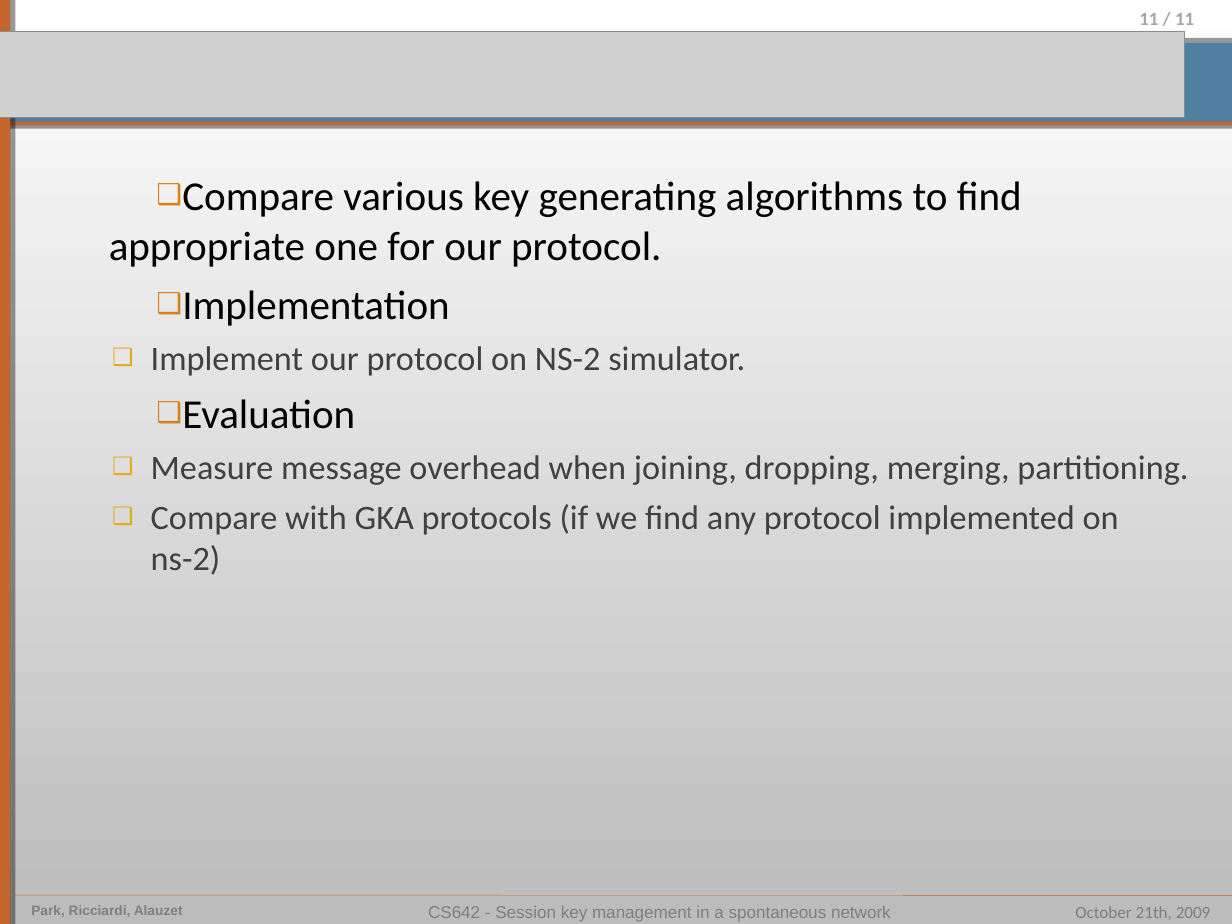
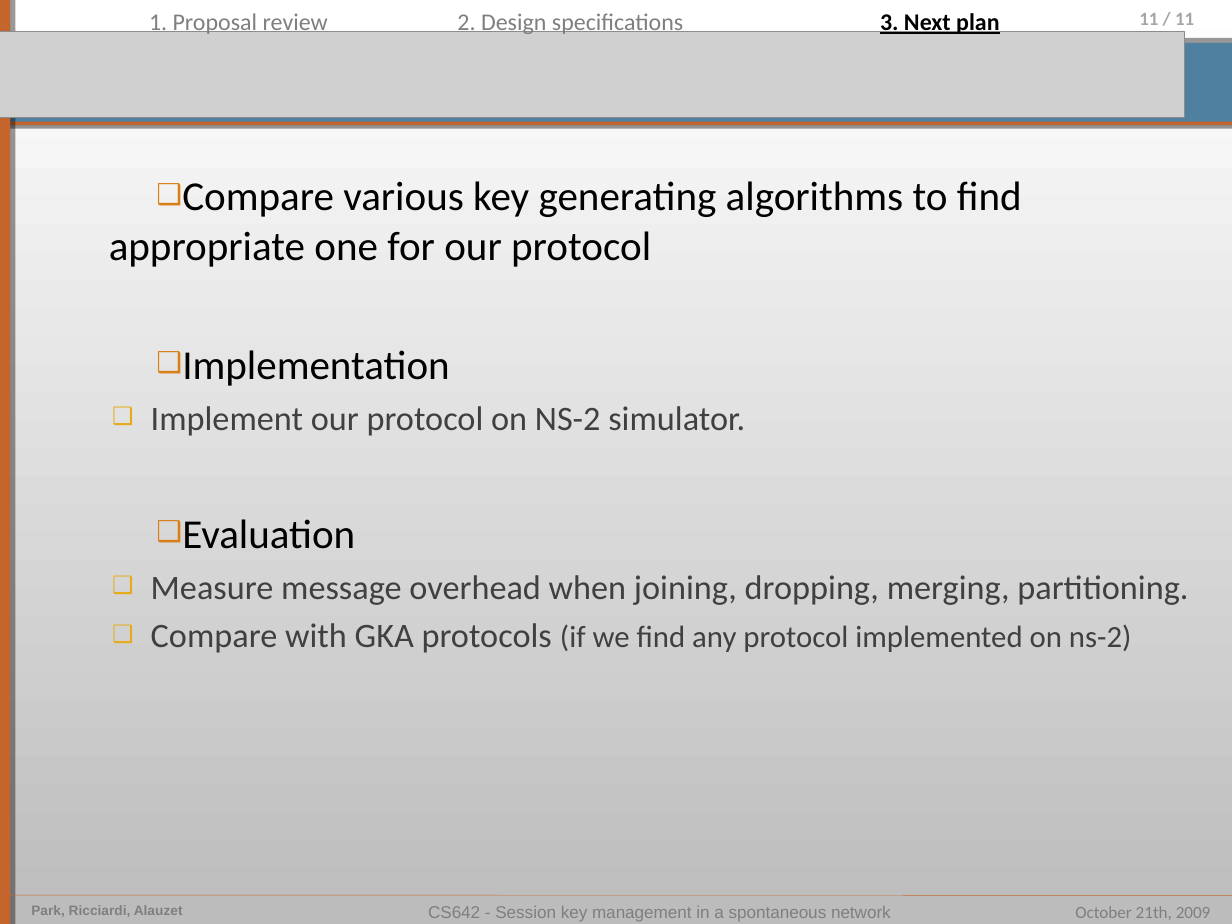
Before and after one commit to pierrealauzet/skemasnet, a slide deck: slide 11 of 2_design/CS462_Skemasnet_design.ppt. Drawn at 1232x924 pixels with LibreOffice and Linux fonts; fonts in the diff are those of the drawing; grey boxes stand for pictures. Boxes give left, top, right and bottom in pixels: in the first picture for what was removed or moved away, otherwise in the second. Text is boxed around its words. In the diff, an @@ line names an element or a change of style, - is before the commit and + after.

```diff
--- a/2_design/CS462_Skemasnet_design.ppt
+++ b/2_design/CS462_Skemasnet_design.ppt
@@ text added at (149,13,328,36), 14 pt, text #7F7F7F @@
+1. Proposal review
@@ text added at (457,13,683,36), 14 pt, text #7F7F7F @@
+2. Design specifications
@@ text added at (880,9,999,36), 14 pt, text #000000, bold, underline @@
+3. Next plan
@@ text at (109,181,1022,267): text changed @@
-❑ Compare various key generating algorithms to find appropriate one for our protocol.
+❑ Compare various key generating algorithms to find appropriate one for our protocol
@@ text at (151,623,1132,653): size 20 to 18 pt in "(if we find any protocol implemented on ..." @@
```
Also in this commit, not shown: 6 other slides changed, 4 slides added, 4 slides removed, 1 other file.
